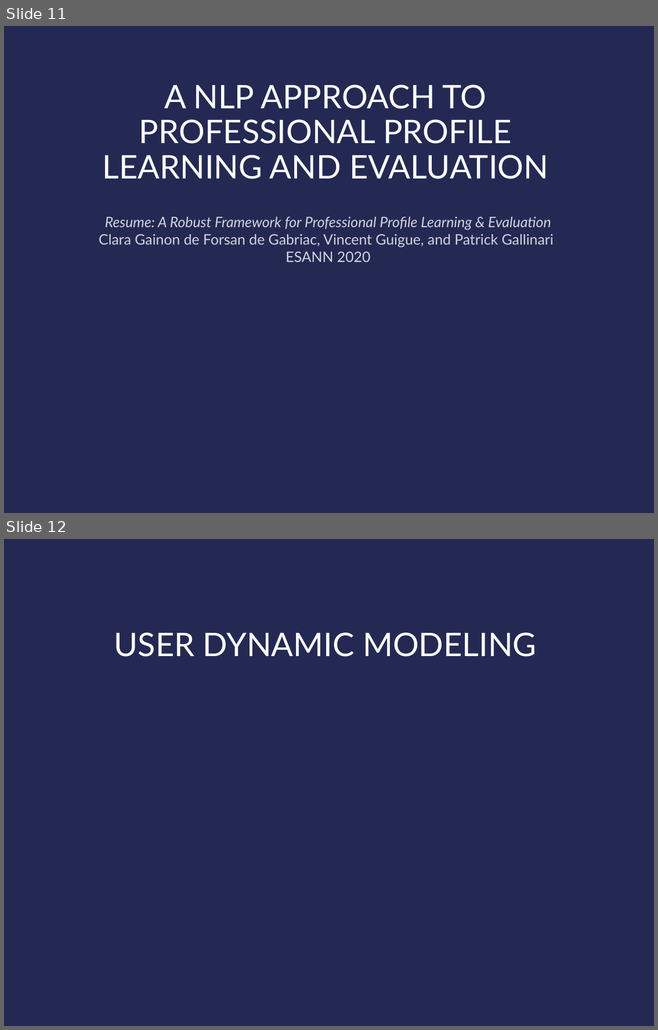
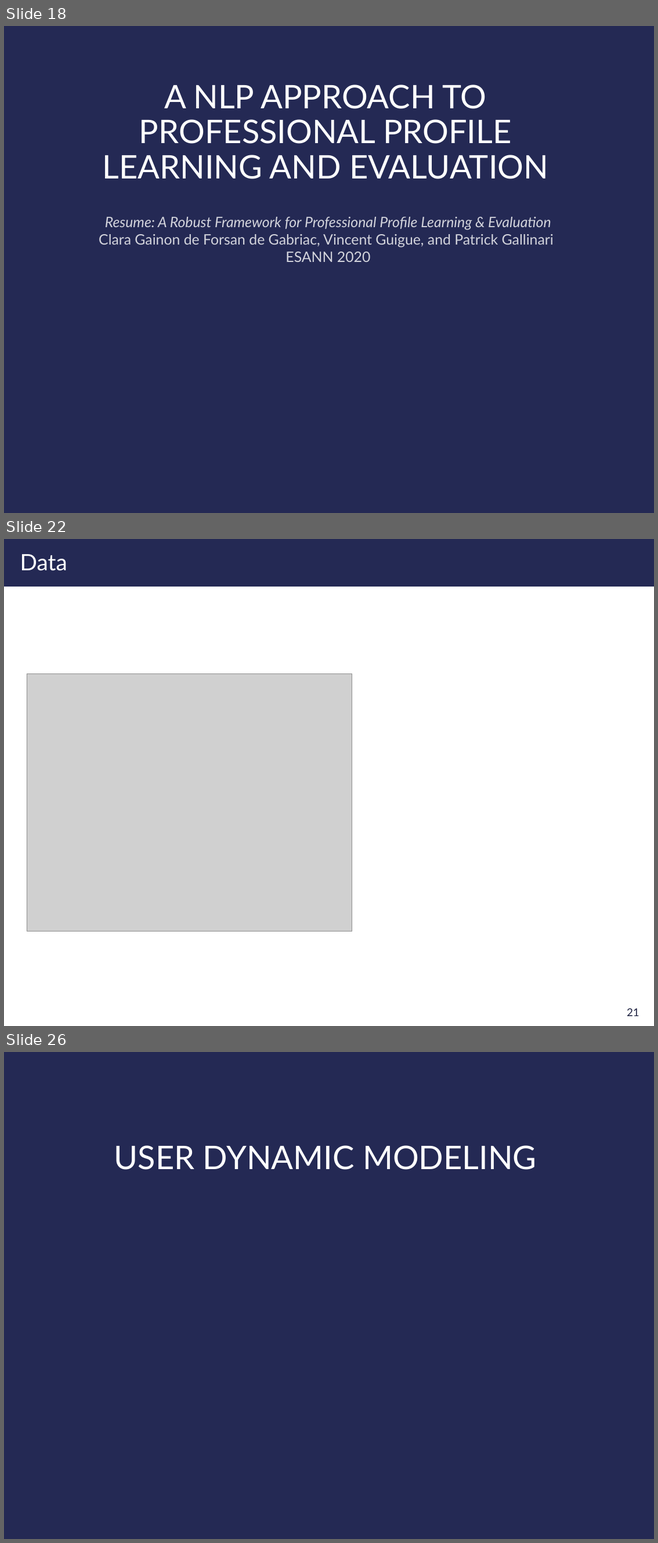
Before and after one commit to clara-gdef/defense, a slide deck: defense.pptx. Shown one above the other, each under a label of ours: slides 11 and 12 before the commit, slides 18, 22 and 26 after it; the slides between them are not shown. The pictures are 658x1030 and 658x1543 pixels, drawn with LibreOffice and Linux fonts; fonts in the diff are those of the drawing; grey boxes stand for pictures; background and template pictures are left out. Boxes give left, top, right and bottom in pixels: in the first picture for what was removed or moved away, otherwise in the second. Text is boxed around its words. In the diff, an @@ line names an element or a change of style, - is before the commit and + after.

```diff
--- a/defense.pptx
+++ b/defense.pptx
@@ slide 22 added at box(4, 539, 654, 1026), background #FFFFFF @@
@@ rectangle added at box(4, 539, 654, 587), fill #242954 @@
@@ title added at box(20, 554, 67, 571), 25 pt, text #FFFFFF @@
+Data
@@ picture added at box(27, 674, 352, 931) @@
@@ page number added at box(626, 1008, 639, 1016), 12 pt, text #1B1F3F @@
+21
@@ what was slide 11 is now slide 18 @@
@@ what was slide 12 is now slide 26 @@
```
Also in this commit, not shown: 1 slide changed, 17 other slides added.
